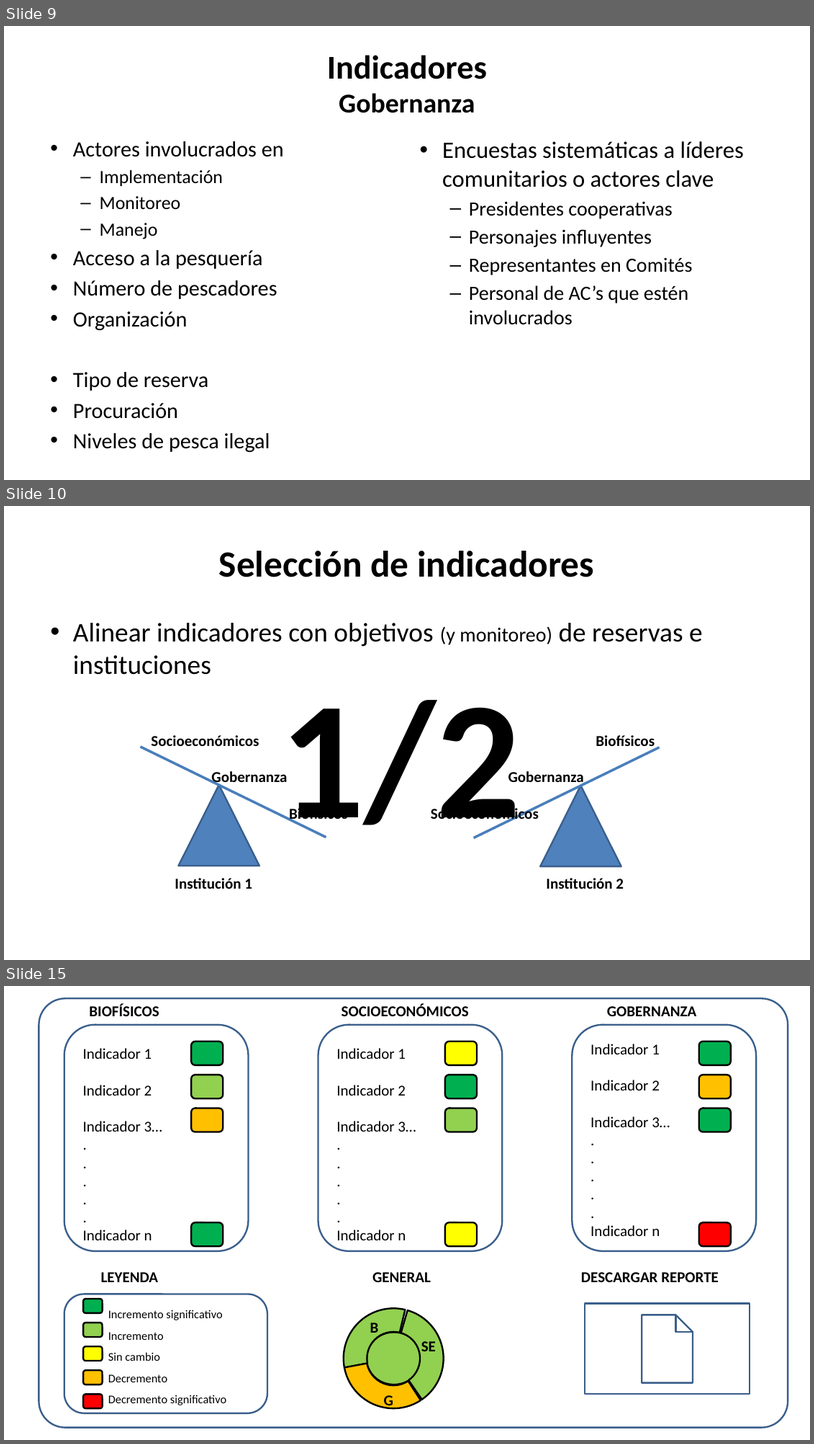
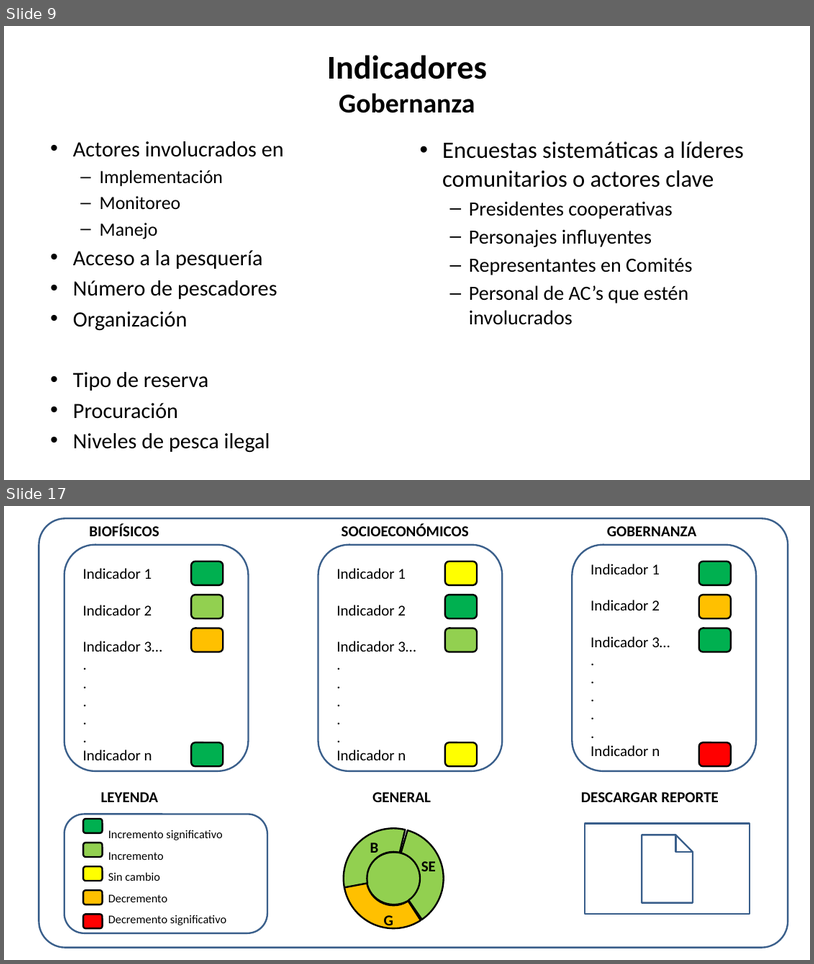
Before and after one commit to turfeffect/Docs, a slide deck: Presentations/Workshop in Mexico/Mexico Workshop.pptx. Shown one above the other, each under a label of ours: slides 9, 10 and 15 before the commit, slides 9 and 17 after it; the slides between them are not shown. The pictures are 814x1444 and 814x964 pixels, drawn with LibreOffice and Linux fonts; fonts in the diff are those of the drawing. Boxes give left, top, right and bottom in pixels: in the first picture for what was removed or moved away, otherwise in the second. Text is boxed around its words. In the diff, an @@ line names an element or a change of style, - is before the commit and + after.

```diff
--- a/Presentations/Workshop in Mexico/Mexico Workshop.pptx
+++ b/Presentations/Workshop in Mexico/Mexico Workshop.pptx
@@ slide 10 removed at (4, 506, 810, 960), background #FFFFFF @@
@@ title removed at (219, 551, 594, 577) @@
-Selección de indicadores
@@ text removed at (73, 623, 703, 674) @@
-• Alinear indicadores con objetivos (y monitoreo) de reservas e instituciones
@@ text removed at (280, 700, 521, 839) @@
-1/2
@@ text removed at (151, 735, 348, 823) @@
-Socioeconómicos
-Gobernanza
-Biofísicos
@@ text removed at (431, 735, 655, 823) @@
-Biofísicos
-Gobernanza
-Socioeconómicos
@@ line removed from (141, 746) to (327, 837) @@
@@ line removed from (660, 747) to (474, 837) @@
@@ triangle removed at (179, 785, 260, 866) @@
@@ triangle removed at (540, 785, 622, 867) @@
@@ text removed at (175, 878, 252, 888) @@
-Institución 1
@@ text removed at (546, 878, 624, 888) @@
-Institución 2
@@ what was slide 15 is now slide 17 @@
```
Also in this commit, not shown: 5 slides changed, 8 other slides removed, 31 other files.
